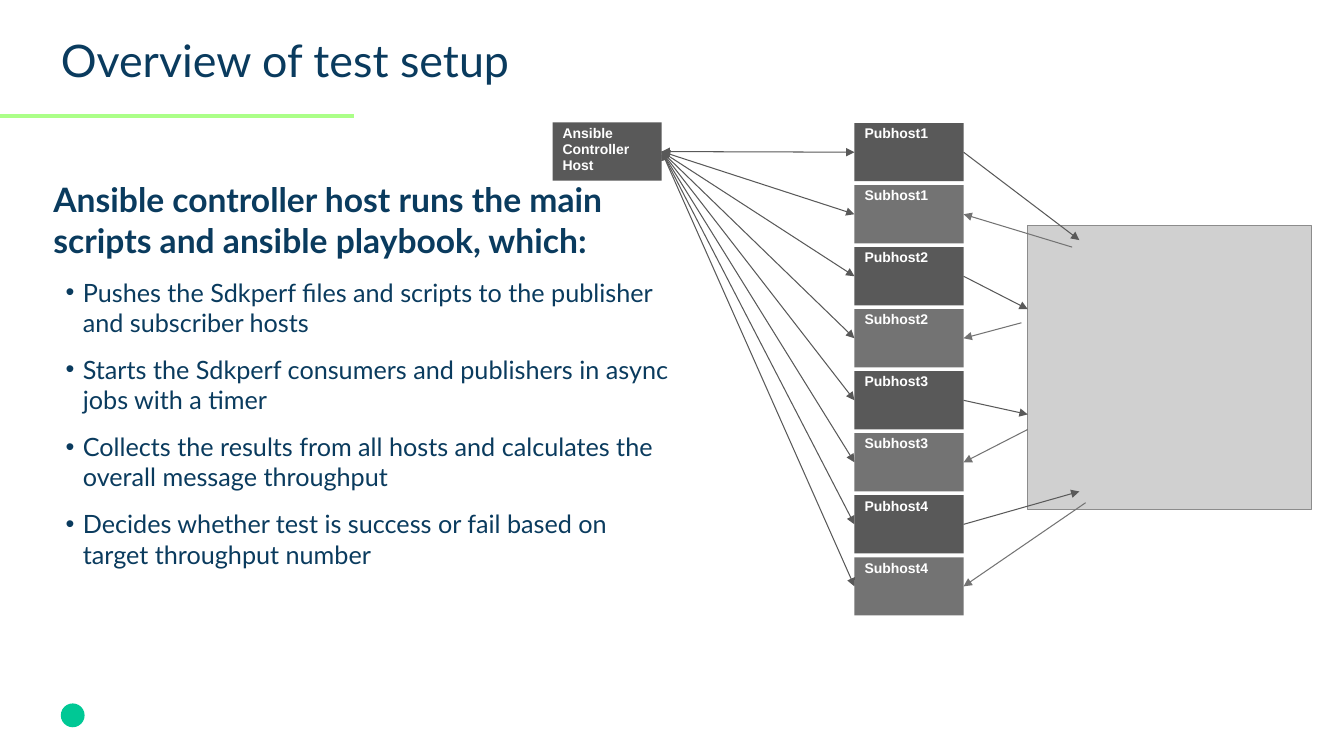
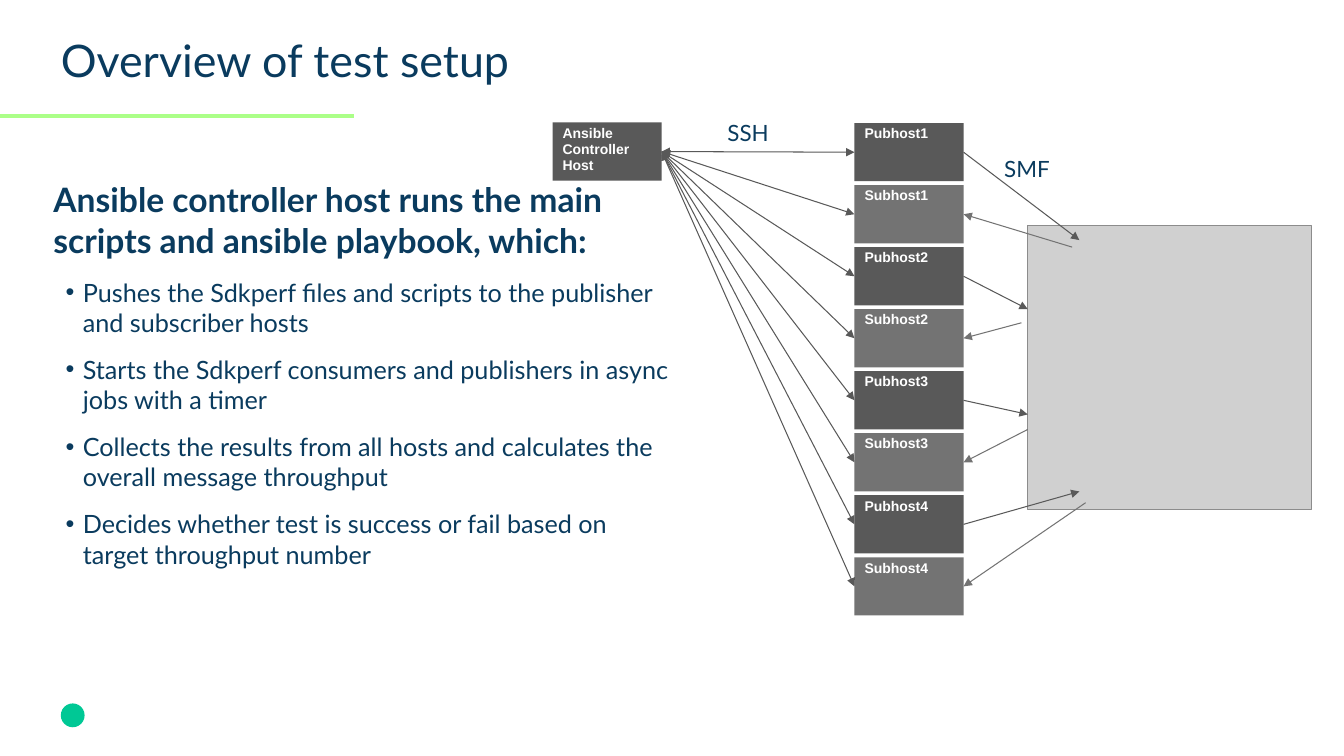
Before and after one commit to SolaceLabs/solace-perftest-harness, a slide deck: slide 5 of docs/Perf Test Harness-Overview-2026.pptx. Drawn at 1344x756 pixels with LibreOffice and Linux fonts; fonts in the diff are those of the drawing; grey boxes stand for pictures; background and template pictures are left out. Boxes give left, top, right and bottom in pixels: in the first picture for what was removed or moved away, otherwise in the second. Text is boxed around its words. In the diff, an @@ line names an element or a change of style, - is before the commit and + after.

```diff
--- a/docs/Perf Test Harness-Overview-2026.pptx
+++ b/docs/Perf Test Harness-Overview-2026.pptx
@@ text added at (727,124,768,141), 16 pt, text #0A3B5E @@
+SSH
@@ text added at (1004,160,1049,177), 16 pt, text #0A3B5E @@
+SMF
```
